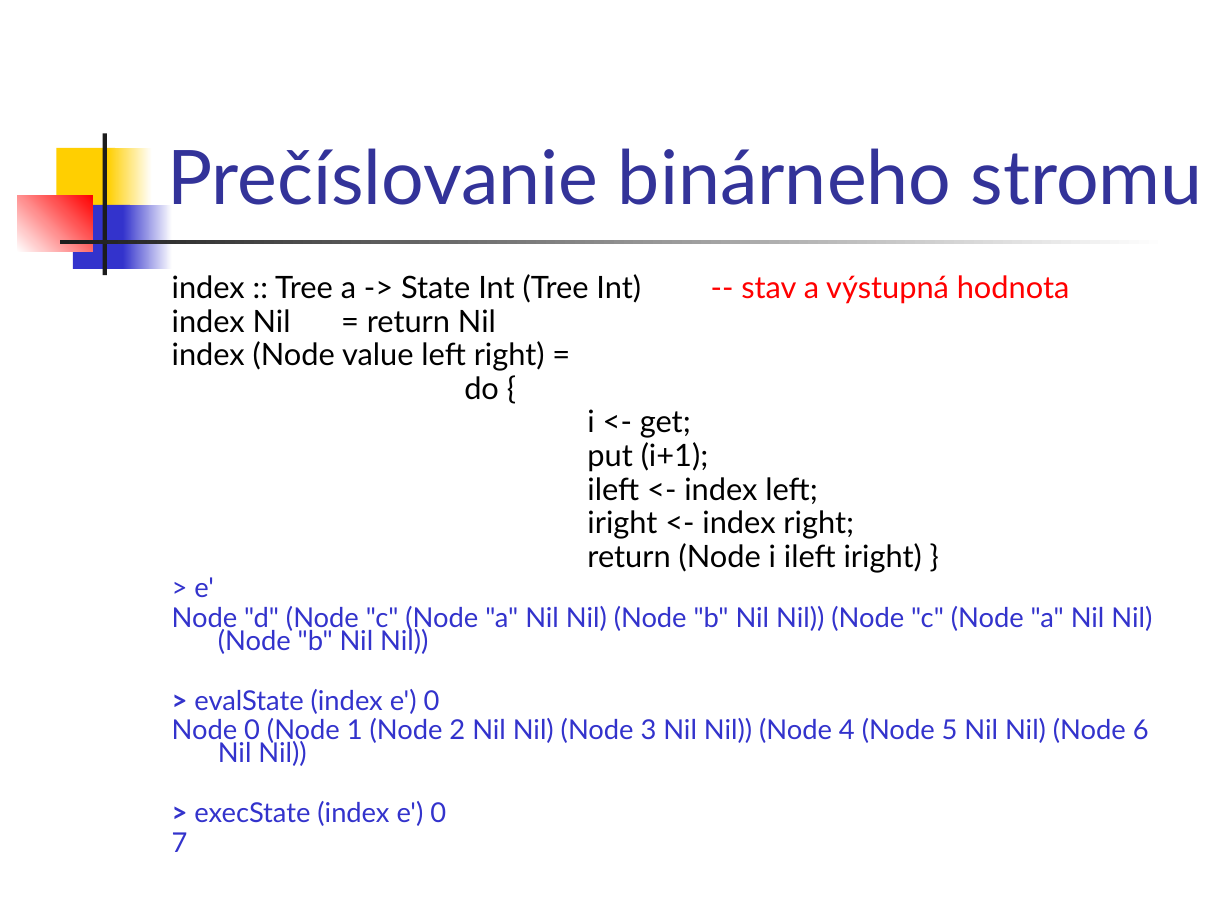
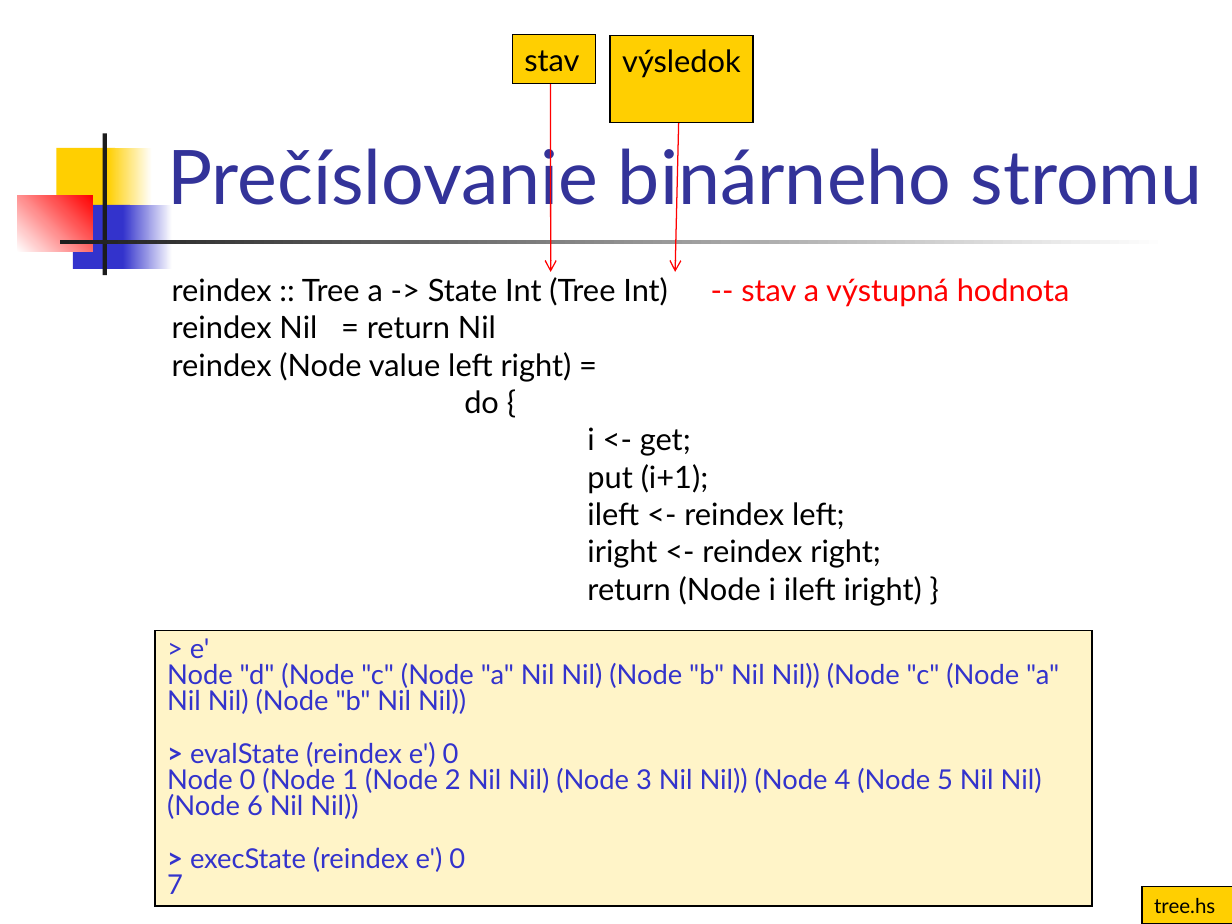
Before and after one commit to Funkcionalne/Prednasky, a slide deck: slide 26 of 13/13_fpro.ppt (slide 8 before the commit). Drawn at 1232x924 pixels with LibreOffice and Linux fonts; fonts in the diff are those of the drawing. Boxes give left, top, right and bottom in pixels: in the first picture for what was removed or moved away, otherwise in the second. Text is boxed around its words. In the diff, an @@ line names an element or a change of style, - is before the commit and + after.

```diff
--- a/13/13_fpro.ppt
+++ b/13/13_fpro.ppt
@@ rectangle added at (513, 34, 595, 84), fill #FFCF01, outline #000000 0.74 pt, 18 pt, text #000000 @@
+stav
@@ rectangle added at (610, 36, 753, 122), fill #FFCF01, outline #000000 0.74 pt, 18 pt, text #000000 @@
+výsledok
@@ arrow added from (551, 74) to (551, 272), #FF0000 0.74 pt @@
@@ arrow added from (680, 85) to (675, 272), #FF0000 0.74 pt @@
@@ text at (172, 277, 1070, 382): text changed @@
-index :: Tree a -> State Int (Tree Int) -- stav a výstupná hodnota
-index Nil = return Nil
-index (Node value left right) =
+reindex :: Tree a -> State Int (Tree Int) -- stav a výstupná hodnota
+reindex Nil = return Nil
+reindex (Node value left right) =
@@ text at (464, 390, 922, 606): line spacing 0.7 to 0.8 @@
@@ text at (587, 502, 881, 568): text changed @@
-ileft <- index left;
-iright <- index right;
+ileft <- reindex left;
+iright <- reindex right;
@@ text at (172, 577, 1152, 852): paragraphs removed @@
-> e'
-Node "d" (Node "c" (Node "a" Nil Nil) (Node "b" Nil Nil)) (Node "c" (Node "a" Nil Nil) (Node "b" Nil Nil))
-> evalState (index e') 0
-Node 0 (Node 1 (Node 2 Nil Nil) (Node 3 Nil Nil)) (Node 4 (Node 5 Nil Nil) (Node 6 Nil Nil))
-> execState (index e') 0
-7
@@ rectangle added at (155, 631, 1093, 907), fill #FFF4C8, outline #000000 0.74 pt, 16 pt, text #3333CC @@
+> e'
+Node "d" (Node "c" (Node "a" Nil Nil) (Node "b" Nil Nil)) (Node "c" (Node "a" Nil Nil) (Node "b" Nil Nil))
+> evalState (reindex e') 0
+Node 0 (Node 1 (Node 2 Nil Nil) (Node 3 Nil Nil)) (Node 4 (Node 5 Nil Nil) (Node 6 Nil Nil))
+> execState (reindex e') 0
+7
@@ rectangle added at (1142, 887, 1232, 924), fill #FFCF01, outline #000000 0.74 pt, 12 pt, text #000000 @@
+tree.hs
```
Also in this commit, not shown: 8 other slides changed, 18 slides added, 2 other files.
